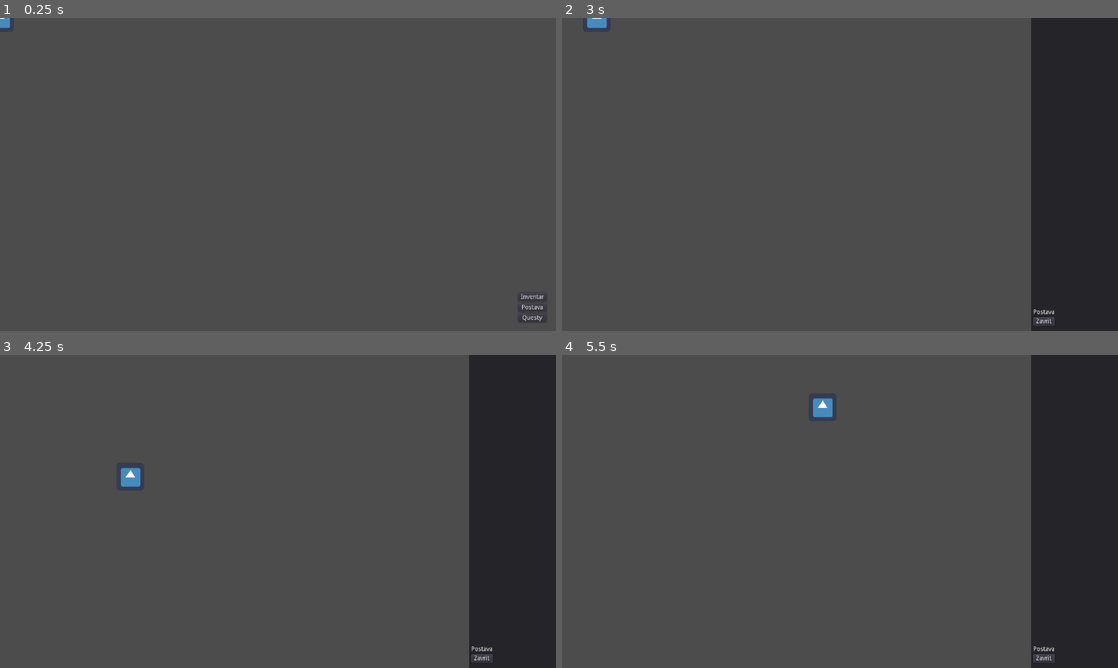
Above: before the commit, frames 1-4 (two rows, left to right).
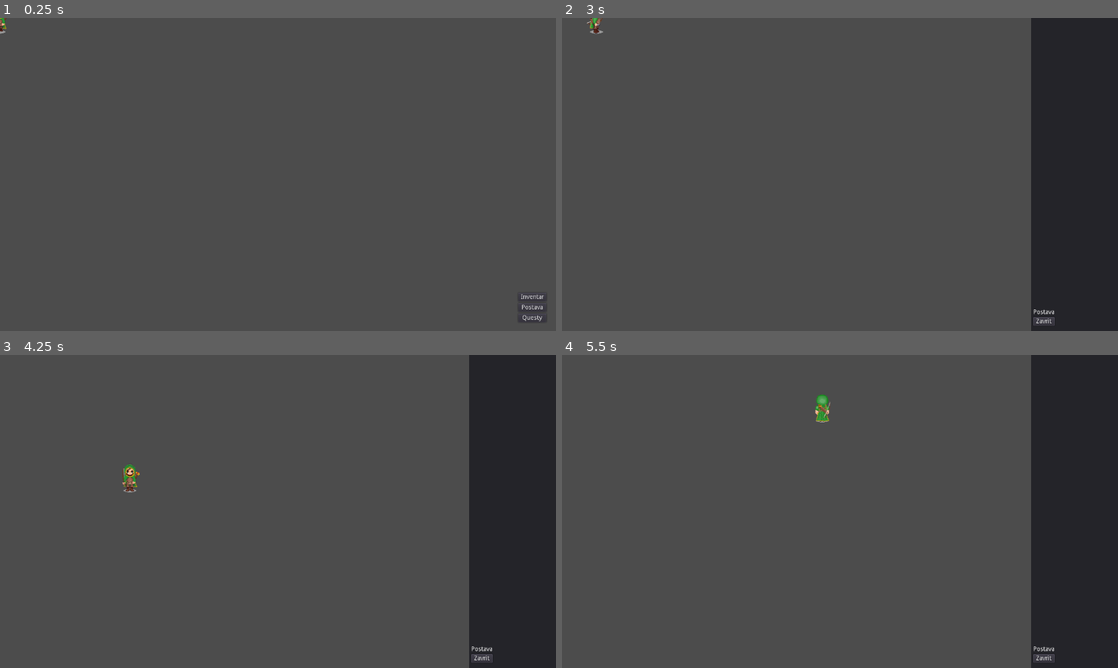
Above: after the commit, the same moments.

Repository: janzeman3/ibis_rpg
Game: Godot game, scene res://sceny/Hlavni.tscn
Two runs of this game, one before a commit and one after it. Both use one fixed random seed, a clock stepped at 60 frames per second and the inputs below. The engine's default icon, where the game draws it, is replaced by a stand-in: a white triangle on a blue panel in a dark square.
Inputs:
- Up to frame 1 (0.25 s): no input
- Up to frame 2 (3 s): click "Inventar" at 0.5 s; click "Zavrit" at 1.25 s; click "Postava" at 2 s; tap Enter at 2.75 s; hold Right (ui_right) from 2.78 s (still down)
- Up to frame 3 (4.25 s): release Right (ui_right) at 3.53 s; hold Down (ui_down) from 3.53 s (still down)
- Up to frame 4 (5.5 s): release Down (ui_down) at 4.28 s; hold Right (ui_right) 4.28-5.03 s; hold Up (ui_up) from 5.03 s (still down)

The runs differ from the first frame. In frame 1, less than 0.1% of the frame differs, in the area x 0-2%, y 0-6%; in frame 2, 0.1%; in frame 3, 0.3%; in frame 4, 0.3%, in the area x 45-49%, y 12-22%.

Commit message:
Animace postavy
Archer by Charlie (y)

JIRA: no issue

Signed-off-by: Zeman Jan <jan.zeman@comap-control.com>

Diff:
--- a/sceny/hrac.gd
+++ b/sceny/hrac.gd
@@ -10,12 +10,16 @@
 	var smerPohybu = Vector2()  # The player's movement vector.
 	if Input.is_action_pressed("ui_right"):
 		smerPohybu.x += 1
+		$AnimatedSprite.animation = "doprava"
 	if Input.is_action_pressed("ui_left"):
 		smerPohybu.x -= 1
+		$AnimatedSprite.animation = "doleva"
 	if Input.is_action_pressed("ui_down"):
 		smerPohybu.y += 1
+		$AnimatedSprite.animation = "dolu"
 	if Input.is_action_pressed("ui_up"):
 		smerPohybu.y -= 1
+		$AnimatedSprite.animation = "nahoru"
 	if smerPohybu.length() > 0:
 		smerPohybu = smerPohybu.normalized() * rychlost
 		$AnimatedSprite.play()
--- a/sceny/hrac.tscn
+++ b/sceny/hrac.tscn
@@ -1,18 +1,45 @@
-[gd_scene load_steps=5 format=2]
+[gd_scene load_steps=16 format=2]
 
-[ext_resource path="res://icon.png" type="Texture" id=1]
+[ext_resource path="res://grafika/postavy/archer/archer _2_3.png" type="Texture" id=1]
 [ext_resource path="res://sceny/hrac.gd" type="Script" id=2]
+[ext_resource path="res://grafika/postavy/archer/archer _3_2.png" type="Texture" id=3]
+[ext_resource path="res://grafika/postavy/archer/archer _2_1.png" type="Texture" id=4]
+[ext_resource path="res://grafika/postavy/archer/archer _2_2.png" type="Texture" id=5]
+[ext_resource path="res://grafika/postavy/archer/archer _3_1.png" type="Texture" id=6]
+[ext_resource path="res://grafika/postavy/archer/archer _1_3.png" type="Texture" id=7]
+[ext_resource path="res://grafika/postavy/archer/archer _1_2.png" type="Texture" id=8]
+[ext_resource path="res://grafika/postavy/archer/archer _4_2.png" type="Texture" id=9]
+[ext_resource path="res://grafika/postavy/archer/archer _1_1.png" type="Texture" id=10]
+[ext_resource path="res://grafika/postavy/archer/archer _3_3.png" type="Texture" id=11]
+[ext_resource path="res://grafika/postavy/archer/archer _4_1.png" type="Texture" id=12]
+[ext_resource path="res://grafika/postavy/archer/archer _4_3.png" type="Texture" id=13]
 
 [sub_resource type="SpriteFrames" id=1]
 animations = [ {
-"frames": [ ExtResource( 1 ) ],
+"frames": [ ExtResource( 10 ), ExtResource( 7 ), ExtResource( 8 ) ],
 "loop": true,
-"name": "default",
-"speed": 5.0
+"name": "dolu",
+"speed": 25.0
+}, {
+"frames": [ ExtResource( 6 ), ExtResource( 3 ), ExtResource( 11 ) ],
+"loop": true,
+"name": "doprava",
+"speed": 25.0
+}, {
+"frames": [ ExtResource( 4 ), ExtResource( 5 ), ExtResource( 1 ) ],
+"loop": true,
+"name": "doleva",
+"speed": 25.0
+}, {
+"frames": [ ExtResource( 12 ), ExtResource( 9 ), ExtResource( 13 ) ],
+"loop": true,
+"name": "nahoru",
+"speed": 25.0
 } ]
 
-[sub_resource type="RectangleShape2D" id=2]
-extents = Vector2( 29, 30 )
+[sub_resource type="CapsuleShape2D" id=2]
+radius = 20.0
+height = 28.0
 
 [node name="Hrac" type="Area2D"]
 script = ExtResource( 2 )
@@ -22,6 +49,8 @@
 
 [node name="AnimatedSprite" type="AnimatedSprite" parent="."]
 frames = SubResource( 1 )
+animation = "dolu"
 
 [node name="CollisionShape2D" type="CollisionShape2D" parent="."]
+position = Vector2( 0, 4 )
 shape = SubResource( 2 )
Binary file added: grafika/postavy/archer/archer _1_1.png
Not shown, added: grafika/postavy/archer/archer _1_1.png.import
Binary file added: grafika/postavy/archer/archer _1_2.png
Not shown, added: grafika/postavy/archer/archer _1_2.png.import
Binary file added: grafika/postavy/archer/archer _1_3.png
Not shown, added: grafika/postavy/archer/archer _1_3.png.import
Binary file added: grafika/postavy/archer/archer _2_1.png
Not shown, added: grafika/postavy/archer/archer _2_1.png.import
Binary file added: grafika/postavy/archer/archer _2_2.png
Not shown, added: grafika/postavy/archer/archer _2_2.png.import
Binary file added: grafika/postavy/archer/archer _2_3.png
Not shown, added: grafika/postavy/archer/archer _2_3.png.import
(and 12 more such lines)
